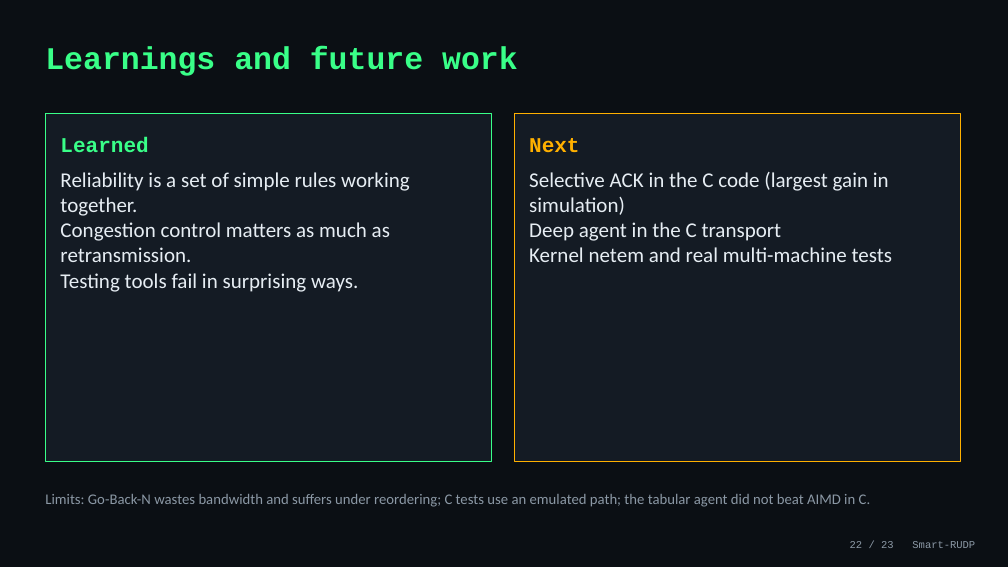
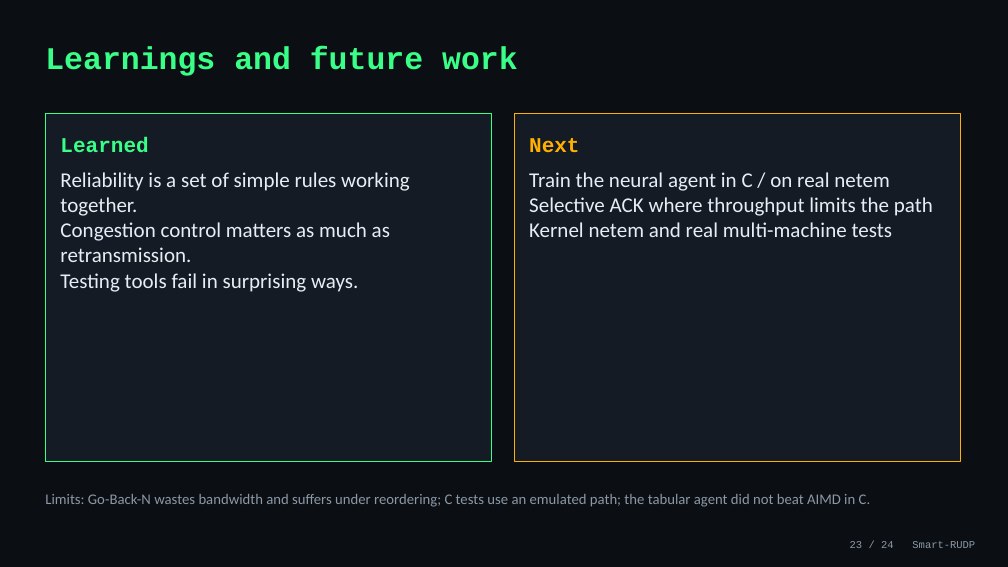
Before and after one commit to Capsturrrr/rudp, a slide deck: slide 23 of docs/RUDP_Presentation.pptx (slide 22 before the commit). Drawn at 1008x567 pixels with LibreOffice and Linux fonts; fonts in the diff are those of the drawing. Boxes give left, top, right and bottom in pixels: in the first picture for what was removed or moved away, otherwise in the second. Text is boxed around its words. In the diff, an @@ line names an element or a change of style, - is before the commit and + after.

```diff
--- a/docs/RUDP_Presentation.pptx
+++ b/docs/RUDP_Presentation.pptx
@@ text at (x1=529, y1=172, x2=933, y2=216): text changed @@
-Selective ACK in the C code (largest gain in simulation)
-Deep agent in the C transport
+Train the neural agent in C / on real netem
+Selective ACK where throughput limits the path
@@ text at (x1=850, y1=541, x2=975, y2=548): text changed @@
-22 / 23 Smart-RUDP
+23 / 24 Smart-RUDP
```
Also in this commit, not shown: 20 other slides changed, 1 slide added, 36 other files.
